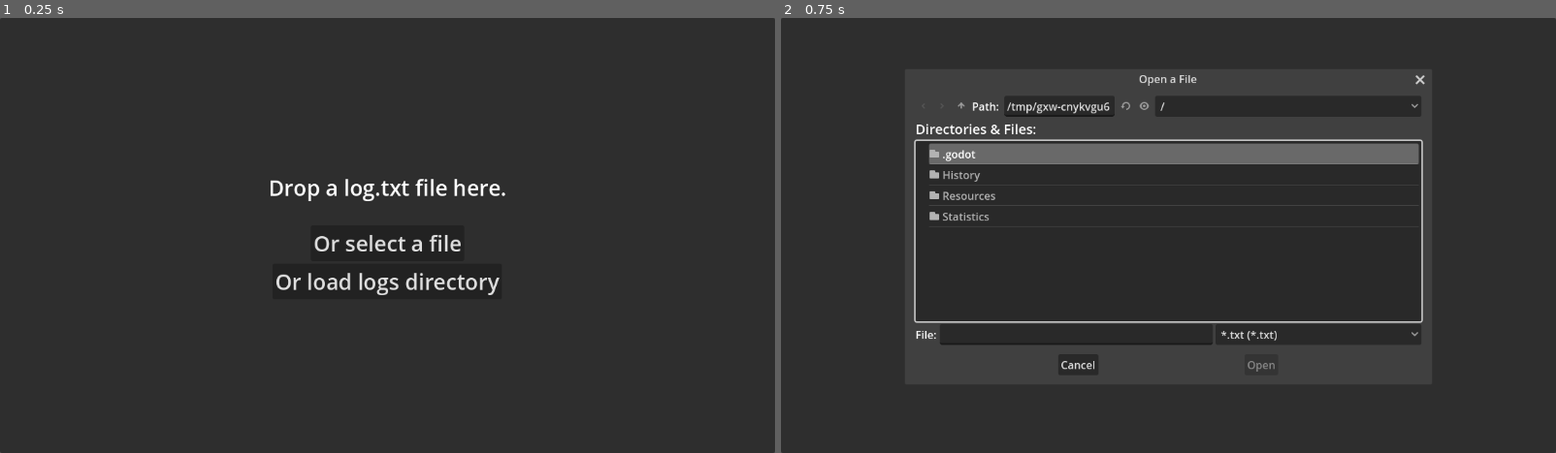
Above: before the commit, frames 1-2 (left to right).
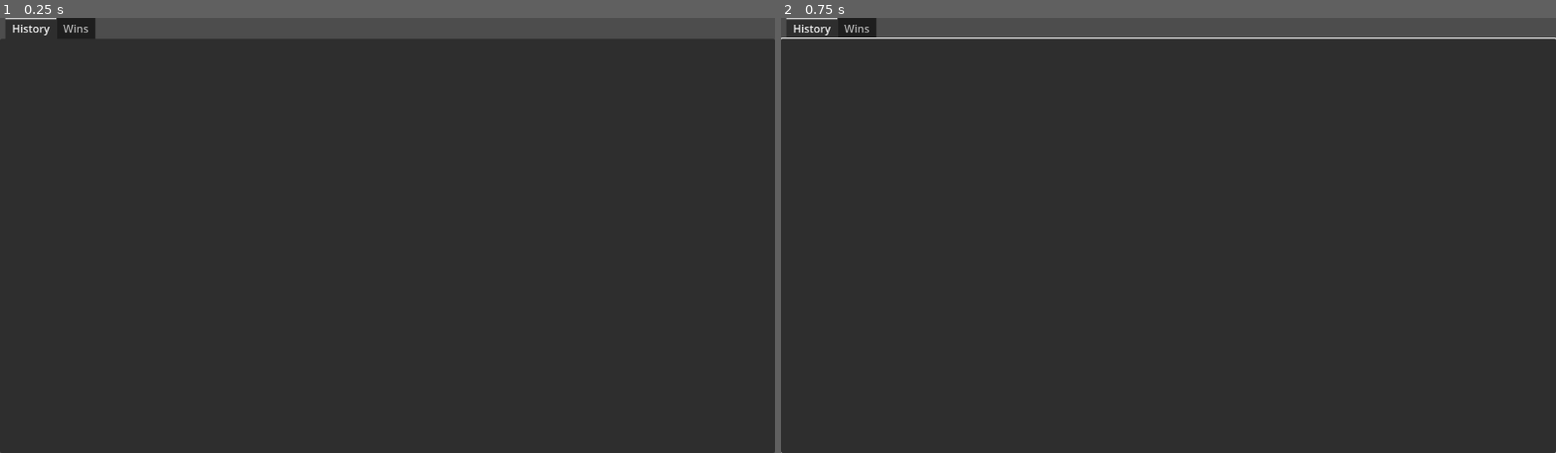
Above: after the commit, the same moments.

Repository: elmarhoppieland/DemonCrawl-Analyzer
Game: Godot game, scene res://Statistics/Statistics.tscn
Same seed, same stepped clock (60 frames per second), same inputs: the game is played once before the commit and once after it. Before the commit the project starts from res://Main.tscn.
Inputs (mouse positions are in pixels of both pictures, inside the frame that each line leads up to):
- Up to frame 1 (0.25 s): no input
- Up to frame 2 (0.75 s): click (1168, 244) at 0.5 s, where only the run before the commit has a clickable "Or select a file"

The runs differ from the first frame. In frame 1, 5.5% of the frame differs, in the area x 0-100%, y 0-64%; in frame 2, 9.2%, in the area x 0-100%, y 0-100%.
Error after the commit: Invalid call. Nonexistent function 'next_line' in base 'Nil'. (res://Statistics/Statistics.gd:38)

Commit message:
Added total win%
Total win% shows the overall win%, regardless of mastery. It is split per profile and exists globally, ignoring profiles.

Diff:
--- a/Resources/SceneHandler.gd
+++ b/Resources/SceneHandler.gd
@@ -1,9 +1,13 @@
 extends Node
 
+## A singleton for switching between scenes.
+
 # ==============================================================================
-@onready var current_scene := $"/root/Main"
+## The current scene.
+@onready var current_scene := $"/root".get_child(-1)
 # ==============================================================================
 
+## Switch to a new scene.
 func switch_scene(new_scene: PackedScene) -> void:
 	current_scene.queue_free()
 
--- a/Statistics/Wins/WinsProfile.gd
+++ b/Statistics/Wins/WinsProfile.gd
@@ -20,6 +20,10 @@
 	var masteries: PackedStringArray = []
 	var win_counts := {}
 	var loss_counts := {}
+
+	var total_wins := 0
+	var total_losses := 0
+
 	for profile in profiles:
 		for quest in profile.quests:
 			if not quest.mastery in masteries:
@@ -28,8 +32,10 @@
 				loss_counts[quest.mastery] = 0
 			if quest.victory:
 				win_counts[quest.mastery] += 1
+				total_wins += 1
 			else:
 				loss_counts[quest.mastery] += 1
+				total_losses += 1
 
 	for mastery in masteries:
 		var mastery_item := root.create_child()
@@ -37,3 +43,9 @@
 		mastery_item.set_text(1, "Wins: %d" % win_counts[mastery])
 		mastery_item.set_text(2, "Losses: %d" % loss_counts[mastery])
 		mastery_item.set_text(3, "%d" % roundi(win_counts[mastery] / float(win_counts[mastery] + loss_counts[mastery]) * 100) + "%")
+
+	var total_item := root.create_child()
+	total_item.set_text(0, "Total")
+	total_item.set_text(1, "Wins: %d" % total_wins)
+	total_item.set_text(2, "Losses: %d" % total_losses)
+	total_item.set_text(3, "%d" % roundi(total_wins / float(total_wins + total_losses) * 100) + "%")
--- a/project.godot
+++ b/project.godot
@@ -11,7 +11,7 @@
 [application]
 
 config/name="Demoncrawl Log Reader"
-run/main_scene="res://Main.tscn"
+run/main_scene="res://Statistics/Statistics.tscn"
 config/features=PackedStringArray("4.0", "Forward Plus")
 config/icon="res://icon.svg"
 
